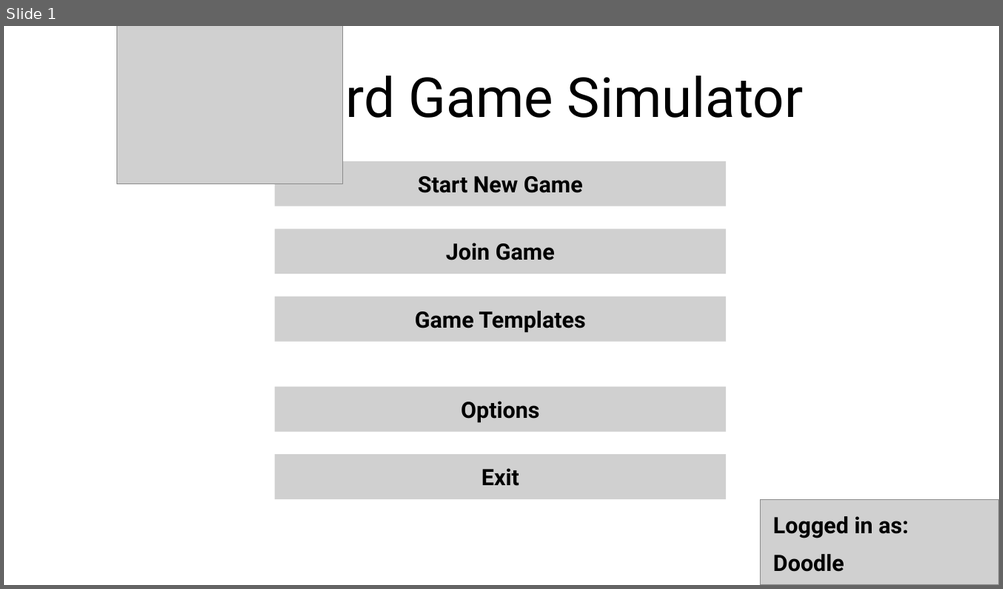
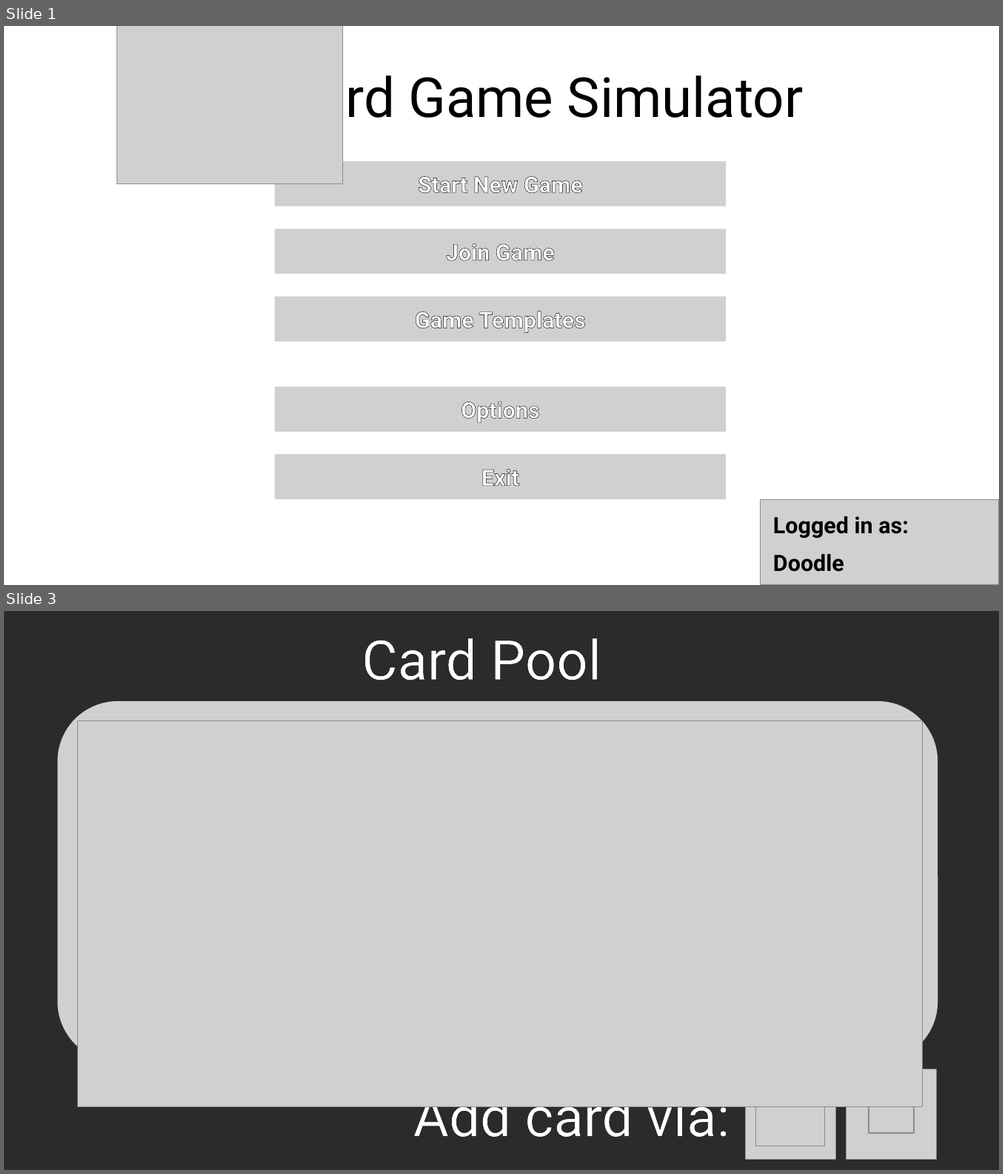
Before and after one commit to NyaaDoodle/card-game-simulator, a slide deck: Documents/Proposal Screen Sketches.odp. Shown one above the other, each under a label of ours: slide 1 before the commit, slides 1 and 3 after it; the slides between them are not shown. The pictures are 1003x589 and 1003x1174 pixels, drawn with LibreOffice and Linux fonts; fonts in the diff are those of the drawing; grey boxes stand for pictures; background and template pictures are left out; a plain dark background stands for a picture behind light text. Boxes give left, top, right and bottom in pixels: in the first picture for what was removed or moved away, otherwise in the second. Text is boxed around its words. In the diff, an @@ line names an element or a change of style, - is before the commit and + after.

```diff
--- a/Documents/Proposal Screen Sketches.odp
+++ b/Documents/Proposal Screen Sketches.odp
@@ slide 3 added at [4, 611, 999, 1170], background picture (left out) @@
@@ title added at [361, 638, 601, 681], 44 pt, text #FFFFFF @@
+Card Pool
@@ picture added at [57, 701, 937, 1062] @@
@@ picture added at [78, 721, 923, 1108] @@
@@ picture added at [745, 1070, 835, 1160] @@
@@ picture added at [846, 1070, 936, 1160] @@
@@ title added at [412, 1086, 730, 1150], 44 pt, text #FFFFFF @@
+Add card via:
@@ picture added at [756, 1078, 825, 1146] @@
@@ picture added at [868, 1088, 913, 1133] @@
@@ slide 1 changed as well @@
@@ text colour #000000 to #FFFFFF, letter outline none to #000000 0.75 pt in 5 elements at [275, 161, 726, 207], [275, 229, 726, 274], [275, 297, 726, 342], [275, 387, 726, 432], [275, 454, 726, 500] @@
```
Also in this commit, not shown: 1 other slide changed, 3 other slides added, 3 other files.
